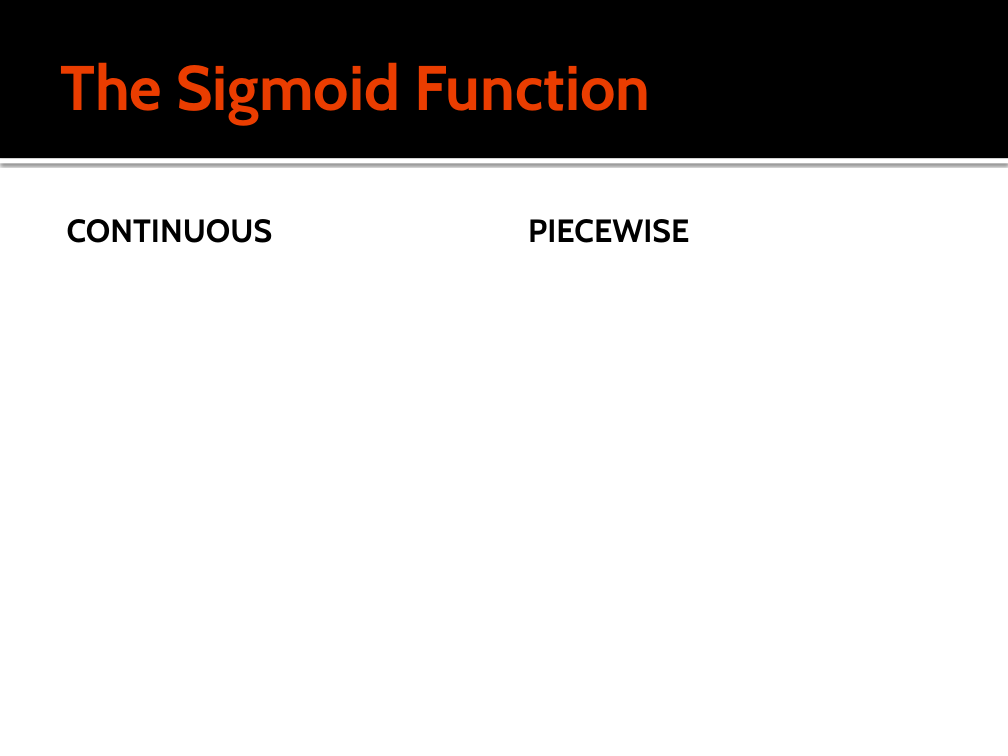
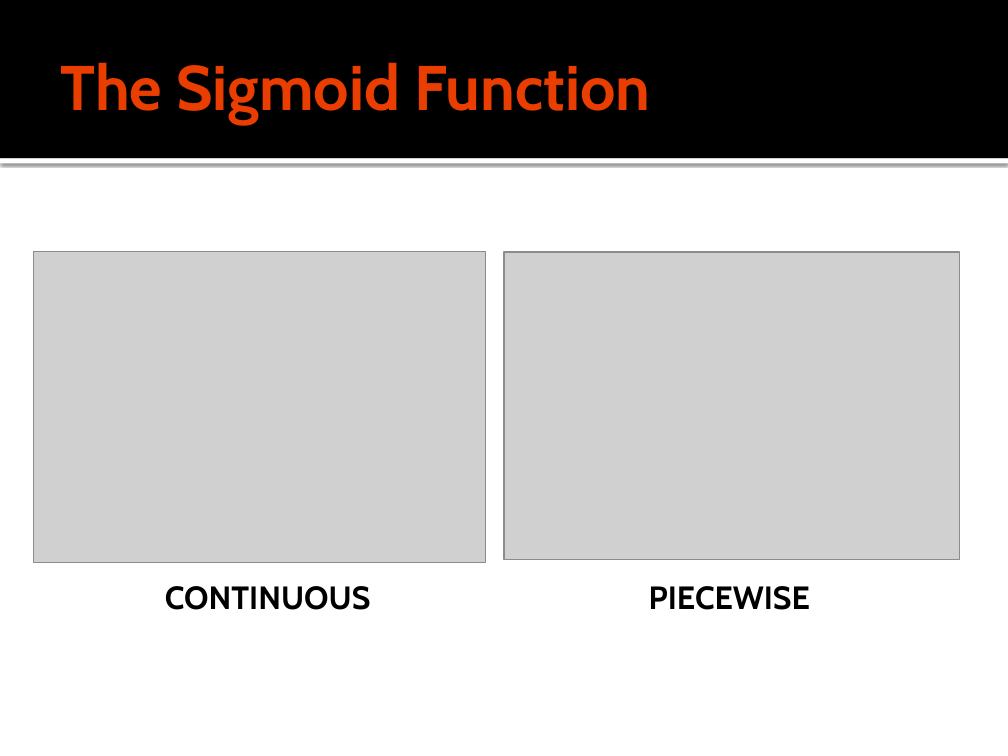
Before and after one commit to Linsen0707/dsd-neural-network, a slide deck: slide 9 of Docs/FPGA Neural Network.pptx. Drawn at 1008x756 pixels with LibreOffice and Linux fonts; fonts in the diff are those of the drawing; grey boxes stand for pictures. Boxes give left, top, right and bottom in pixels: in the first picture for what was removed or moved away, otherwise in the second. Text is boxed around its words. In the diff, an @@ line names an element or a change of style, - is before the commit and + after.

```diff
--- a/Docs/FPGA Neural Network.pptx
+++ b/Docs/FPGA Neural Network.pptx
@@ picture added at [33,252,485,562] @@
@@ picture added at [504,252,960,560] @@
@@ text "CONTINUOUS": place and size @@
-text "CONTINUOUS" at [67,219,273,243]
+text "CONTINUOUS" at [165,586,371,610]
@@ text "CONTINUOUS" at [165,586,371,610]: alignment left to centre @@
@@ text "PIECEWISE": place and size @@
-text "PIECEWISE" at [528,219,689,243]
+text "PIECEWISE" at [649,586,810,610]
@@ text "PIECEWISE" at [649,586,810,610]: alignment left to centre @@
```
Also in this commit, not shown: 3 other slides changed, 1 other file.
